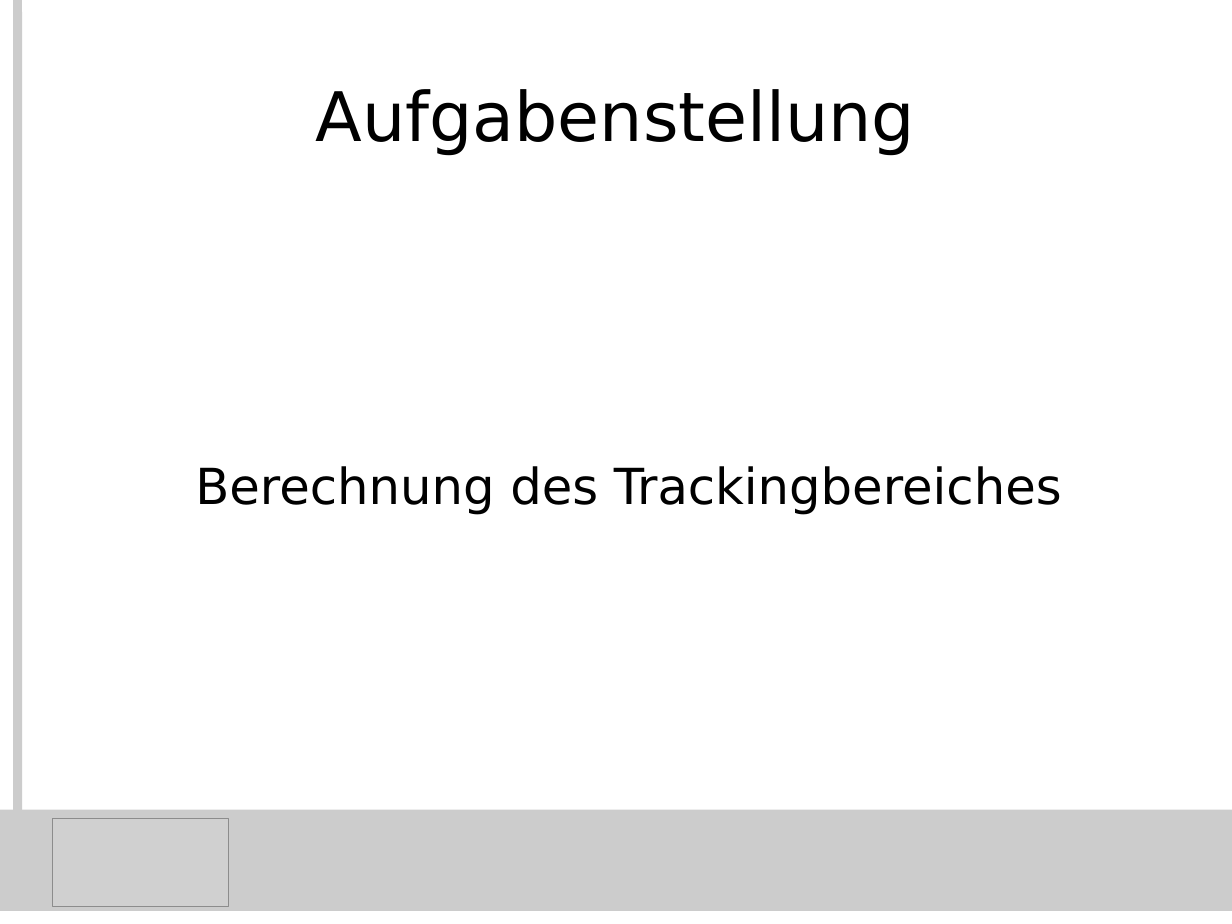
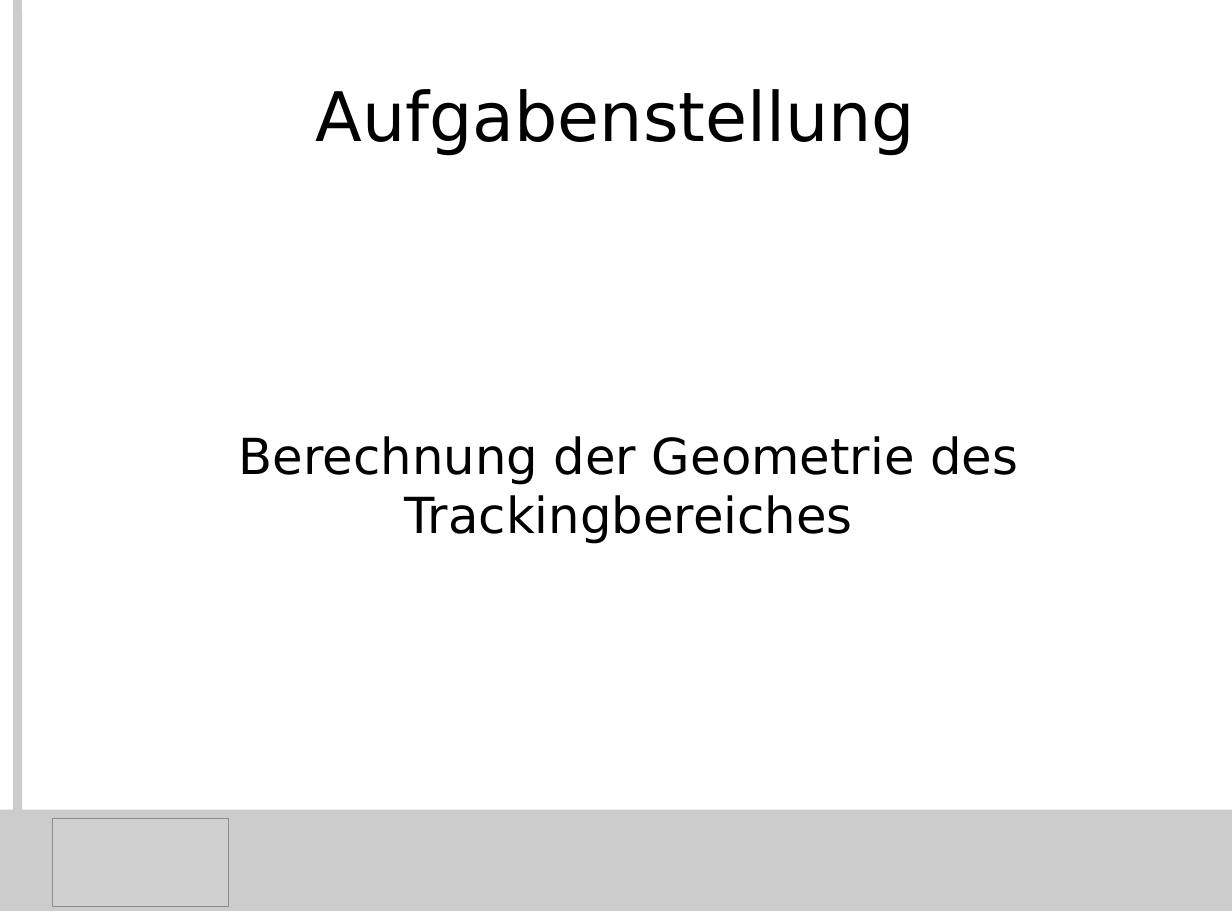
Before and after one commit to KITrokopter/Presentation, a slide deck: slide 18 of PresentationInTotal v0.1.odp (slide 14 before the commit). Drawn at 1232x924 pixels with LibreOffice and Linux fonts; fonts in the diff are those of the drawing; grey boxes stand for pictures. Boxes give left, top, right and bottom in pixels: in the first picture for what was removed or moved away, otherwise in the second. Text is boxed around its words. In the diff, an @@ line names an element or a change of style, - is before the commit and + after.

```diff
--- a/PresentationInTotal v0.1.odp
+++ b/PresentationInTotal v0.1.odp
@@ subtitle at [239, 436, 1018, 544]: text changed @@
-Berechnung des Trackingbereiches
+Berechnung der Geometrie des Trackingbereiches
```
Also in this commit, not shown: 10 other slides changed, 5 slides added.
